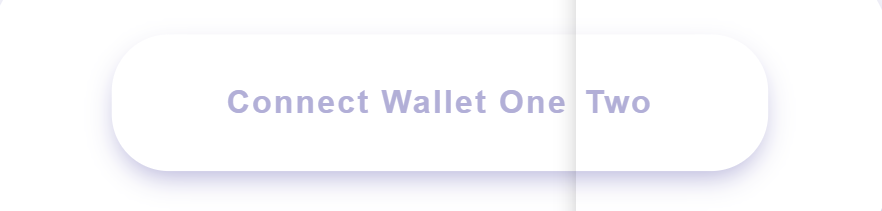
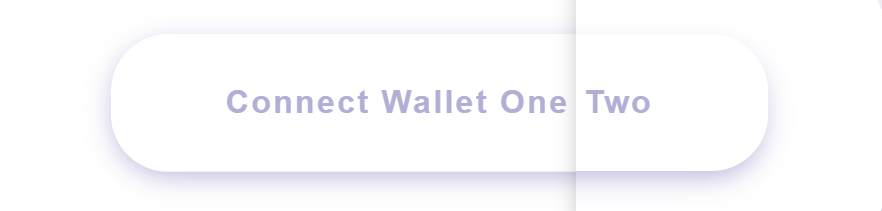
Two versions of the same layered image (882x211). Layer-by-layer changes:
added layer "Layer 3" above "Layer 1" over [0, 0, 576, 187]
hid "Background" over [0, 0, 576, 187]
